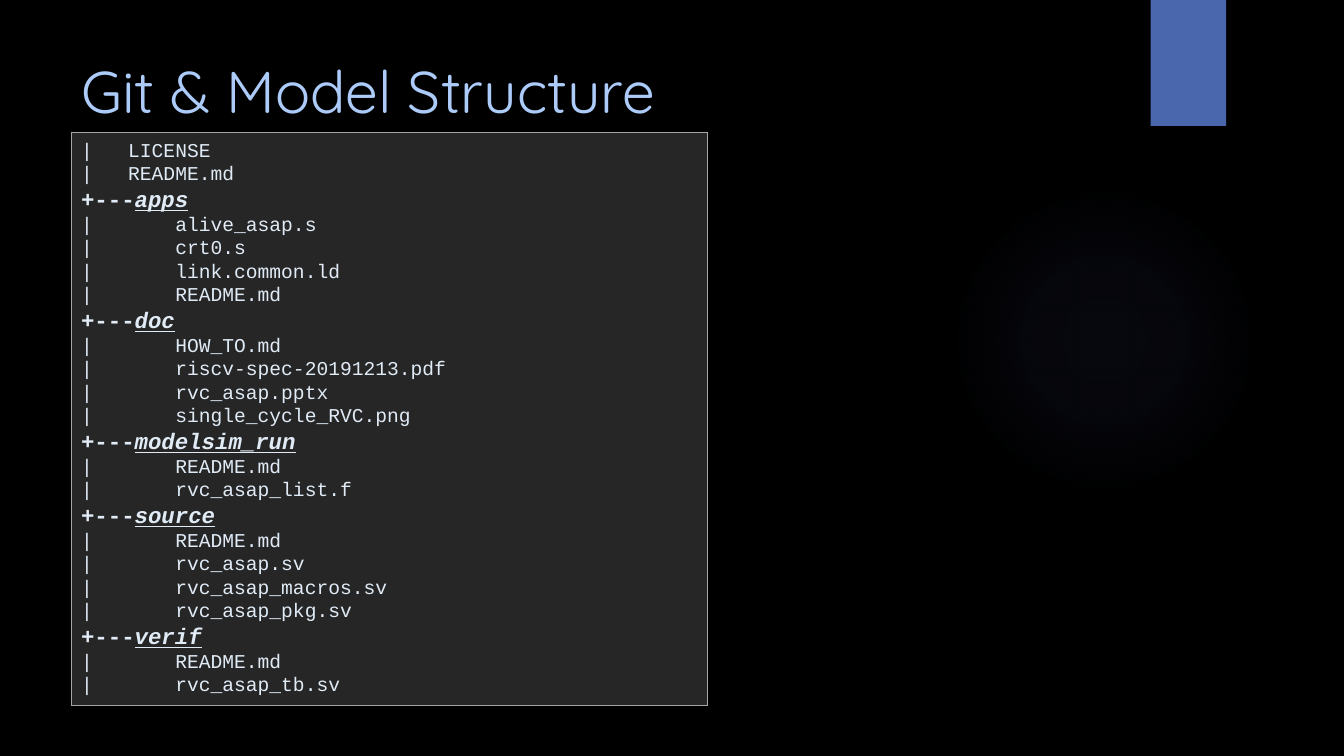
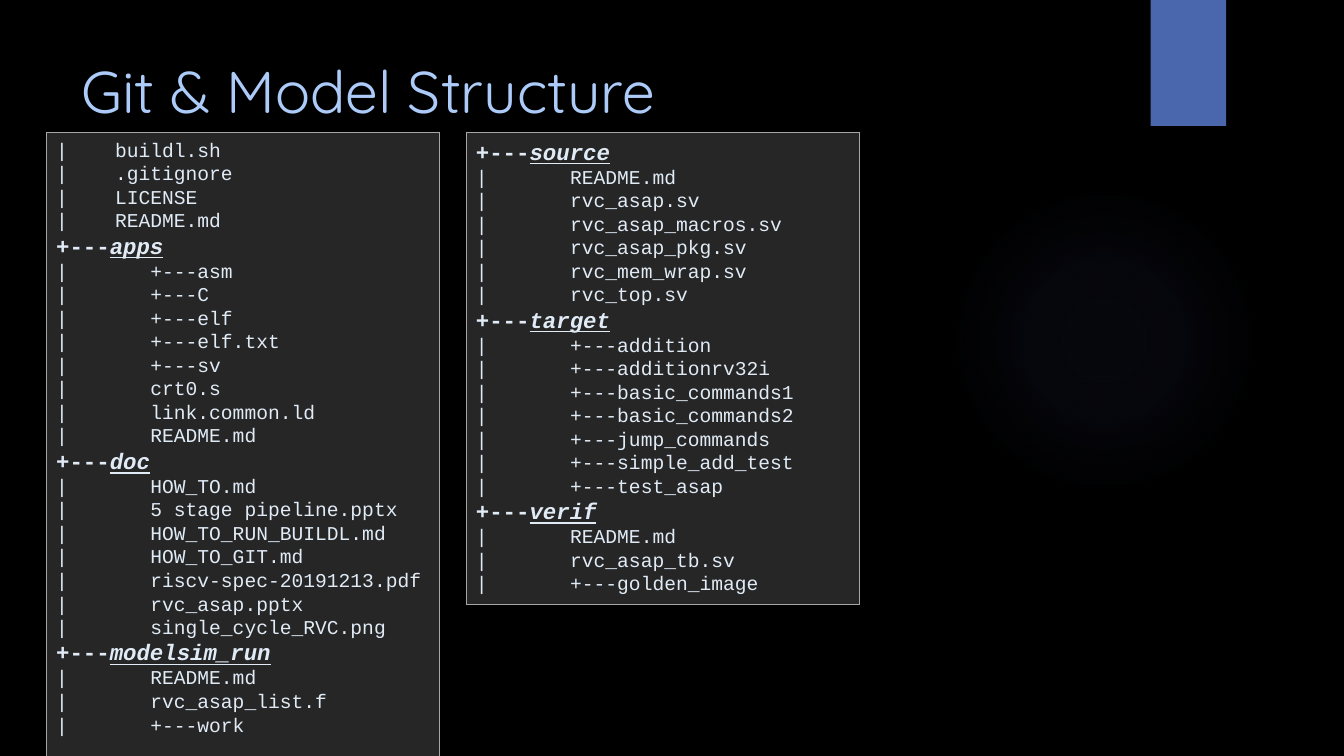
Before and after one commit to amichai-bd/rvc_asap, a slide deck: slide 32 of doc/rvc_asap.pptx. Drawn at 1344x756 pixels with LibreOffice and Linux fonts; fonts in the diff are those of the drawing; background and template pictures are left out. Boxes give left, top, right and bottom in pixels: in the first picture for what was removed or moved away, otherwise in the second. Text is boxed around its words. In the diff, an @@ line names an element or a change of style, - is before the commit and + after.

Commit message:
Add 5 stages pipeline to the core - no hazard detection or forwarding unit yet

```diff
--- a/doc/rvc_asap.pptx
+++ b/doc/rvc_asap.pptx
@@ rectangle "| buildl.sh": place and size @@
-rectangle "| buildl.sh" at (72,133,708,707)
+rectangle "| buildl.sh" at (46,133,440,756)
@@ text in rectangle at (115,143,233,184): paragraphs added @@
+| buildl.sh
+| .gitignore
@@ rectangle added at (466,133,859,605), fill #262626, outline #A6A6A6 0.75 pt, 14 pt, text #E0EBF6 @@
++---source
+| README.md
+| rvc_asap.sv
+| rvc_asap_macros.sv
+| rvc_asap_pkg.sv
+| rvc_mem_wrap.sv
+| rvc_top.sv
++---target
+| +---addition
+| +---additionrv32i
+| +---basic_commands1
+| +---basic_commands2
+| +---jump_commands
+| +---simple_add_test
+| +---test_asap
++---verif
+| README.md
+| rvc_asap_tb.sv
+| +---golden_image
@@ text in rectangle at (150,266,280,372): text changed @@
-| alive_asap.s
+| +---asm
+| +---C
+| +---elf
+| +---elf.txt
+| +---sv
@@ text in rectangle at (150,503,398,565): paragraphs added @@
+| 5 stage pipeline.pptx
+| HOW_TO_RUN_BUILDL.md
+| HOW_TO_GIT.md
@@ text in rectangle at (150,718,244,732): text changed @@
-+---source
-| README.md
-| rvc_asap.sv
-| rvc_asap_macros.sv
-| rvc_asap_pkg.sv
-+---verif
-| README.md
-| rvc_asap_tb.sv
+| +---work
```
Also in this commit, not shown: 8 other slides changed, 1 slide added, 46 other files.
